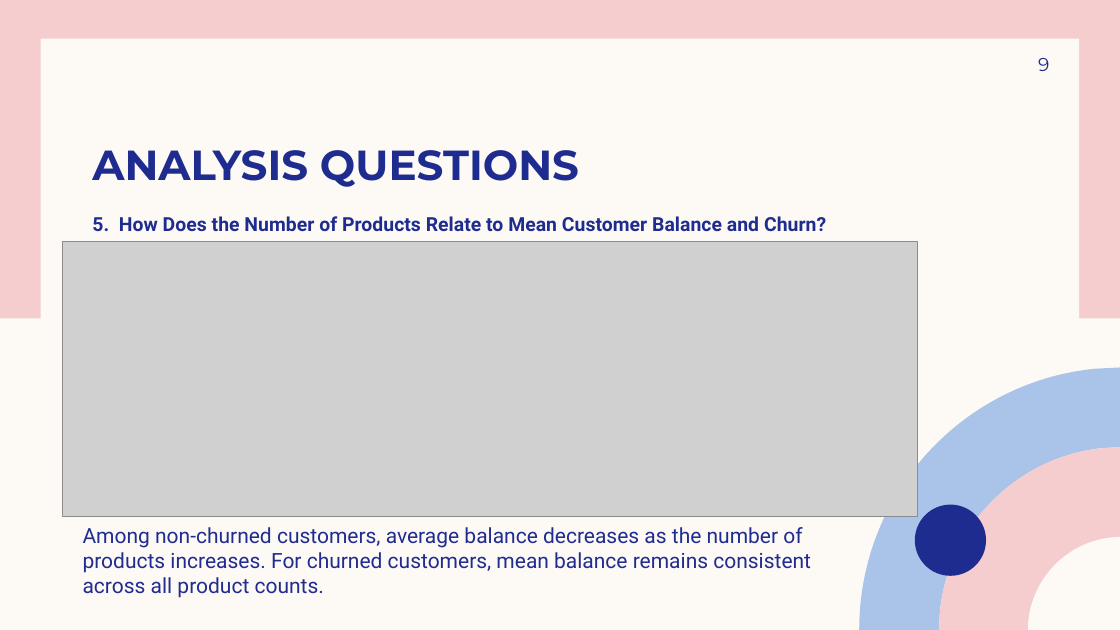
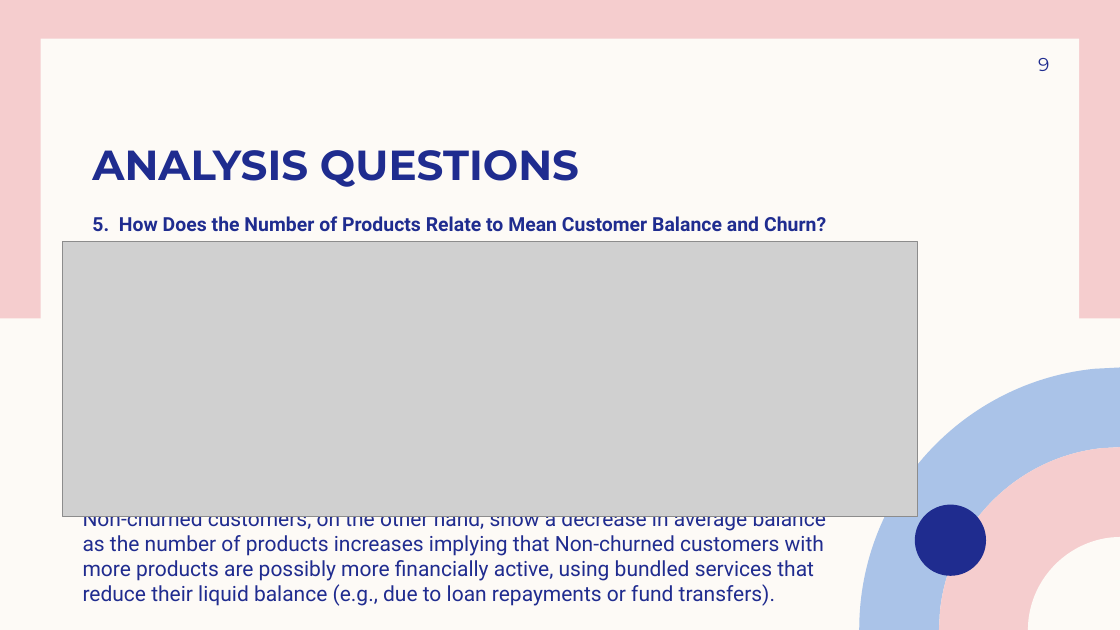
Before and after one commit to aelgarem1/Bank-Churn-Analysis, a slide deck: slide 9 of Bankchurn.pptx. Drawn at 1120x630 pixels with LibreOffice and Linux fonts; fonts in the diff are those of the drawing; grey boxes stand for pictures. Boxes give left, top, right and bottom in pixels: in the first picture for what was removed or moved away, otherwise in the second. Text is boxed around its words. In the diff, an @@ line names an element or a change of style, - is before the commit and + after.

```diff
--- a/Bankchurn.pptx
+++ b/Bankchurn.pptx
@@ text at (83, 516, 826, 606): text changed @@
-Among non-churned customers, average balance decreases as the number of products increases. For churned customers, mean balance remains consistent across all product counts.
+Non-churned customers, on the other hand, show a decrease in average balance as the number of products increases implying that Non-churned customers with more products are possibly more financially active, using bundled services that reduce their liquid balance (e.g., due to loan repayments or fund transfers).
```
Also in this commit, not shown: 4 other slides changed.
